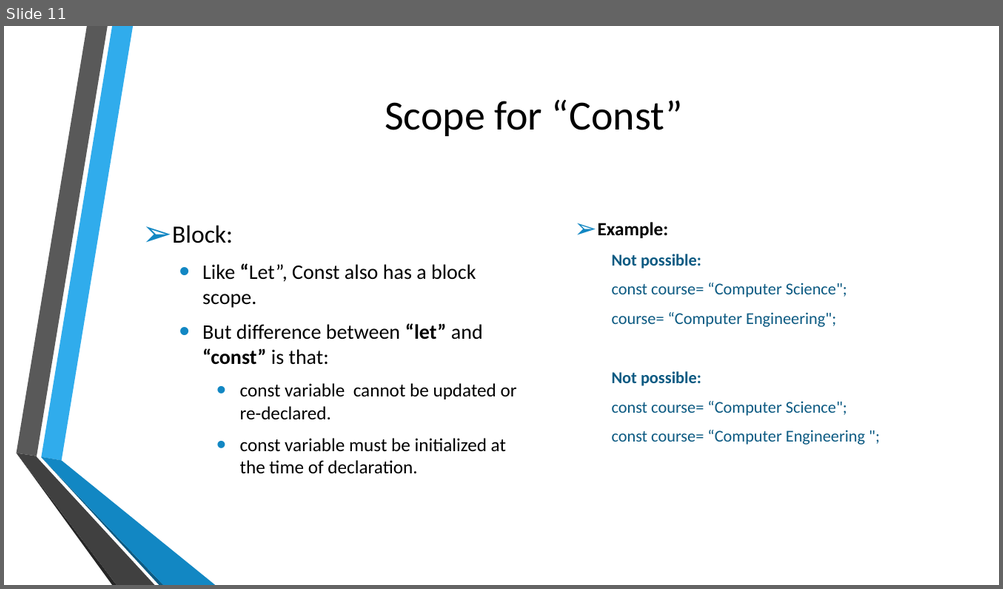
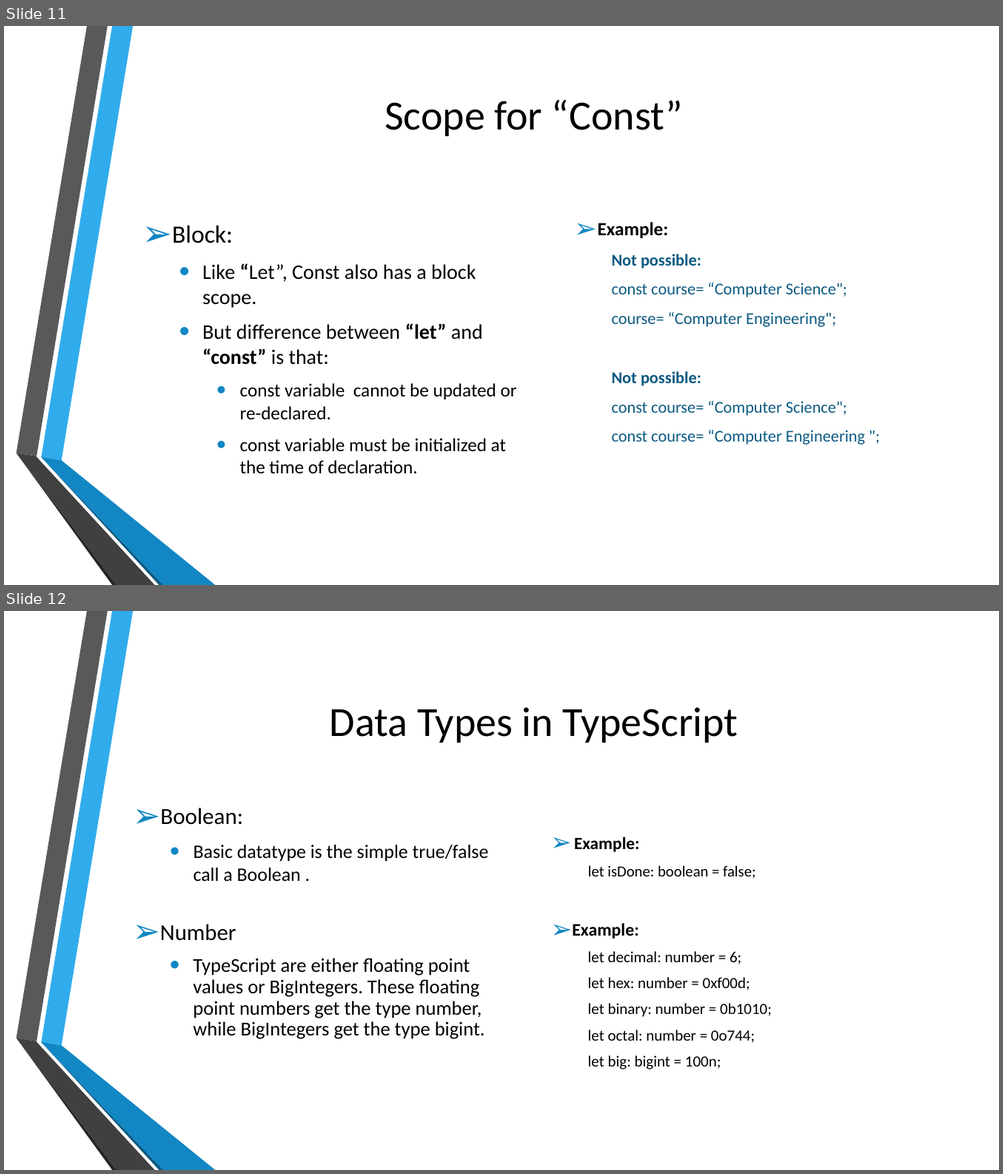
Before and after one commit to kalyank12/SoftwareParadigms, a slide deck: PPT/Group02-Component1.pptx. Shown one above the other, each under a label of ours: slide 11 before the commit, slides 11 and 12 after it. The pictures are 1003x589 and 1003x1174 pixels, drawn with LibreOffice and Linux fonts; fonts in the diff are those of the drawing; background and template pictures are left out. Boxes give left, top, right and bottom in pixels: in the first picture for what was removed or moved away, otherwise in the second. Text is boxed around its words. In the diff, an @@ line names an element or a change of style, - is before the commit and + after.

```diff
--- a/PPT/Group02-Component1.pptx
+++ b/PPT/Group02-Component1.pptx
@@ slide 12 added at [4, 611, 999, 1170], background picture (left out); not listed: 6 template elements that a slide beside it also shows @@
@@ title added at [330, 707, 738, 743], 40 pt, text #000000 @@
+Data Types in TypeScript
@@ text added at [193, 845, 489, 882], 18.5 pt, text #000000 @@
+➢ Boolean:
+  • Basic datatype is the simple true/false call a Boolean .
@@ text added at [574, 837, 755, 879], 14.8 pt, text #000000 @@
+➢ Example:
+  let isDone: boolean = false;
@@ text added at [160, 924, 485, 1039], 19 pt, text #000000 @@
+➢ Number
+  • TypeScript are either floating point values or BigIntegers. These floating point numbers get the type number, while BigIntegers get the type bigint.
@@ text added at [572, 923, 771, 1070], 15 pt, text #000000 @@
+➢ Example:
+  let decimal: number = 6;
+  let hex: number = 0xf00d;
+  let binary: number = 0b1010;
+  let octal: number = 0o744;
+  let big: bigint = 100n;
```
Also in this commit, not shown: 10 other slides added.
